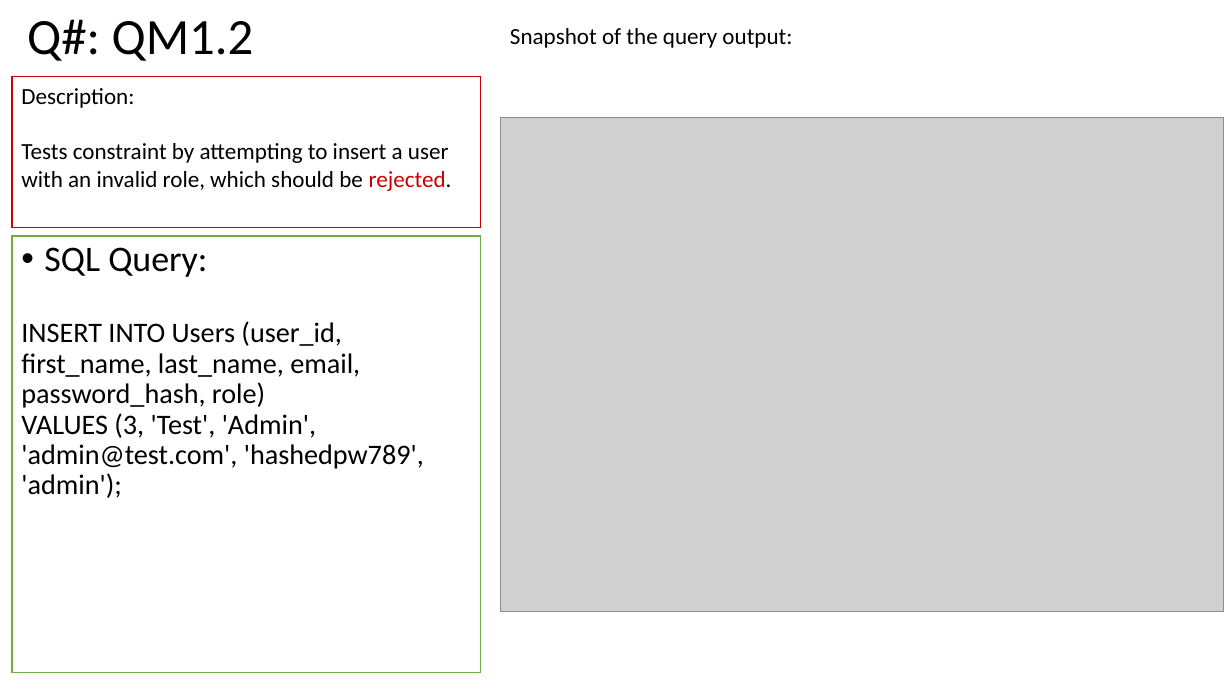
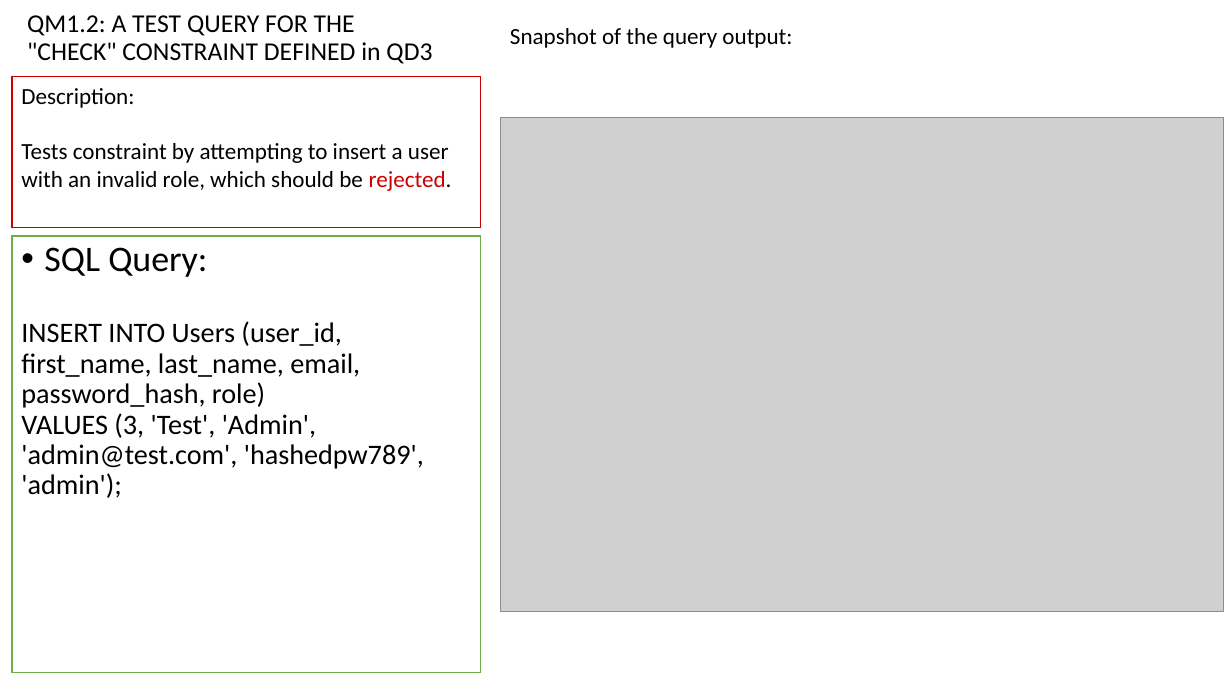
Before and after one commit to adamrodi/CMPS4390, a slide deck: slide 11 of Docs/PA2.pptx. Drawn at 1232x693 pixels with LibreOffice and Linux fonts; fonts in the diff are those of the drawing; grey boxes stand for pictures. Boxes give left, top, right and bottom in pixels: in the first picture for what was removed or moved away, otherwise in the second. Text is boxed around its words. In the diff, an @@ line names an element or a change of style, - is before the commit and + after.

```diff
--- a/Docs/PA2.pptx
+++ b/Docs/PA2.pptx
@@ title at box(27, 15, 432, 64): text changed; size 39.6 to 20 pt @@
-Q#: QM1.2
+QM1.2: A TEST QUERY FOR THE "CHECK" CONSTRAINT DEFINED in QD3
```
Also in this commit, not shown: 18 other slides changed, 7 slides added, 3 other files.
